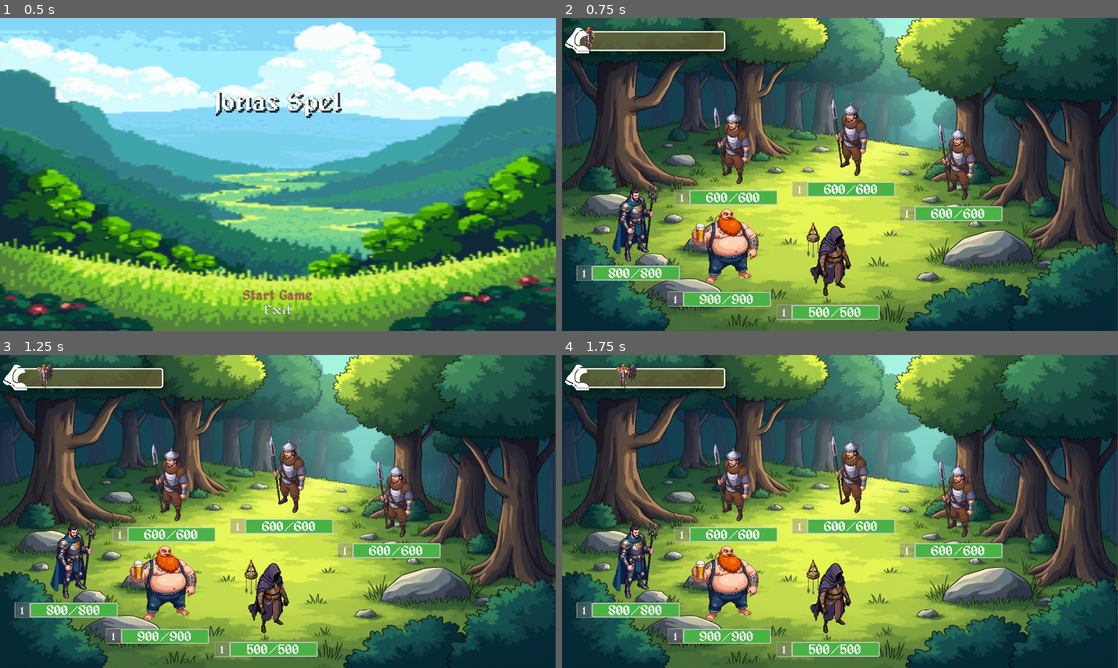
Above: before the commit, frames 1-4 (two rows, left to right).
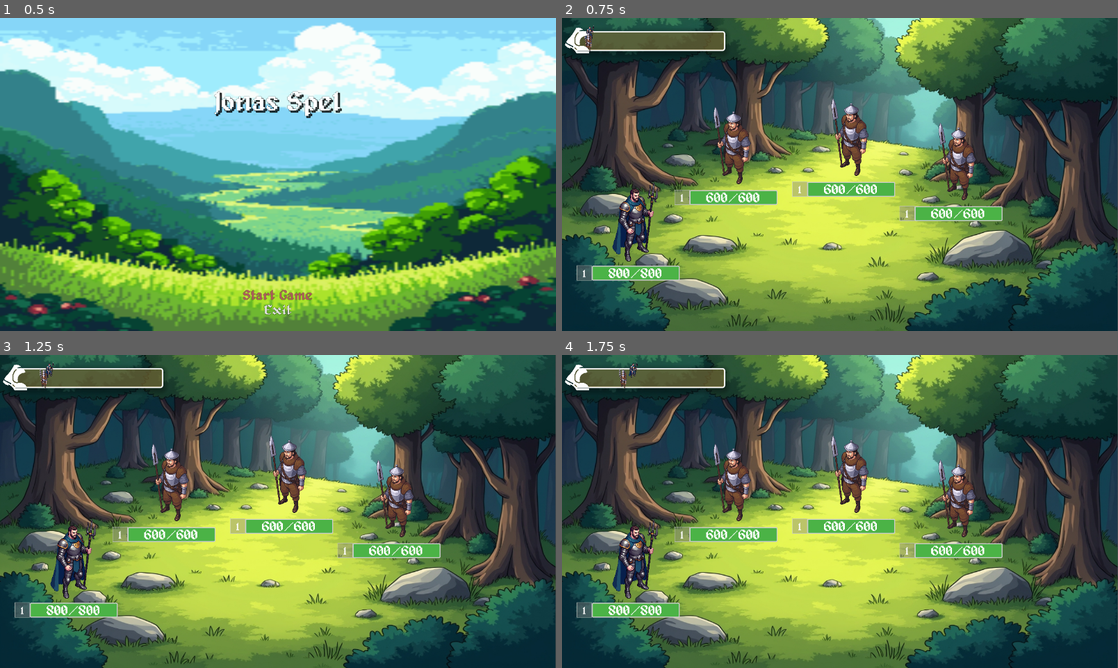
Above: after the commit, the same moments.

Repository: Pensho/Champ_Collector_2
Game: Godot game, scene res://Scenes/main.tscn
Same seed, same stepped clock (60 frames per second), same inputs: the game is played once before the commit and once after it.
Inputs (mouse positions are in pixels of both pictures, inside the frame that each line leads up to):
- Up to frame 1 (0.5 s): no input
- Up to frame 2 (0.75 s): click "Start Game" at 0.5 s
- Up to frame 3 (1.25 s): no input
- Up to frame 4 (1.75 s): click (634, 558) at 1.27 s

Frame 1 is identical in both runs. In frame 2, 4.4% of the frame differs, in the area x 3-58%, y 3-97%; in frame 3, 4.4%; in frame 4, 4.5%, in the area x 9-58%, y 3-97%.

Commit message:
Added basic level up system
There now is a formula deciding the required experience to gain a level for a character.
A character now gains experience by winning a battle.
There now is a random but weighted points distribution system to increase a characters attributes on level-up using cumulative weighting.
Resolves: #36

Diff:
--- a/Data/Character_Player_Variants/Bar_Brawler.tres
+++ b/Data/Character_Player_Variants/Bar_Brawler.tres
@@ -23,4 +23,5 @@
 _pressence = 20
 _critChance = 5
 _critDamage = 15
+_primary_attributes = Array[int]([0, 0, 5])
 metadata/_custom_type_script = "uid://ftdwxfh8y3n1"
--- a/Data/Character_Player_Variants/Herald_of_the_loom.tres
+++ b/Data/Character_Player_Variants/Herald_of_the_loom.tres
@@ -23,4 +23,5 @@
 _pressence = 60
 _critChance = 5
 _critDamage = 15
+_primary_attributes = Array[int]([6, 6, 8])
 metadata/_custom_type_script = "uid://ftdwxfh8y3n1"
--- a/Data/Character_Player_Variants/Jester.tres
+++ b/Data/Character_Player_Variants/Jester.tres
@@ -23,3 +23,4 @@
 _pressence = 35
 _critChance = 5
 _critDamage = 15
+_primary_attributes = Array[int]([0, 2, 3, 8])
--- a/Data/Character_Player_Variants/Knight.tres
+++ b/Data/Character_Player_Variants/Knight.tres
@@ -23,3 +23,4 @@
 _pressence = 30
 _critChance = 5
 _critDamage = 15
+_primary_attributes = Array[int]([0, 3])
--- /dev/null
+++ b/Scripts/Character/Level_System.gd
@@ -0,0 +1,84 @@
+class_name LevelSystem
+extends Node
+
+const Types = preload("res://Scripts/common_enums.gd")
+
+const FACTOR: float = 1.3
+const CONSTANT_1: float = 2.0
+const CONSTANT_2: int = 10
+const CONSTANT_3: int = 10
+
+const BASE_WEIGHTS: Dictionary[Types.Attribute, int] = {
+	Types.Attribute.Health: 5,
+	Types.Attribute.Speed: 1,
+	Types.Attribute.Attack: 5,
+	Types.Attribute.Defence: 5,
+	Types.Attribute.Accuracy: 5,
+	Types.Attribute.Resistance: 5,
+	Types.Attribute.Mysticism: 5,
+	Types.Attribute.Knowledge: 4,
+	Types.Attribute.Pressence: 4,
+}
+
+const POINTS_TO_DISTRIBUTE: int = 20
+const PRIMARY_ATTRIBUTE_MODIFIER: int = 5
+
+static func LevelUpCriteriaMet(p_character: Character) -> bool:
+	var xp_requirement: float = pow((float(p_character._level) / FACTOR), CONSTANT_1)
+	xp_requirement *= CONSTANT_2
+	xp_requirement += CONSTANT_3 * p_character._level
+	xp_requirement = round(xp_requirement)
+	print("Experience required for level up: ", xp_requirement, " experience accumulated: ", p_character._experience)
+	if(xp_requirement <= p_character._experience):
+		return true
+	else:
+		return false
+
+static func AddExperience(p_character: Character, p_value: int) -> void:
+	p_character._experience += p_value
+	if(LevelUpCriteriaMet(p_character)):
+		p_character._experience = 0
+		LevelUpReward(p_character)
+
+static func LevelUpReward(p_character: Character) -> void:
+	p_character._level += 1
+	var weights: Dictionary[Types.Attribute, int] = BASE_WEIGHTS.duplicate(true)
+	for attribute in p_character._primary_attributes:
+		weights[attribute] += PRIMARY_ATTRIBUTE_MODIFIER
+
+	var cumulative_weights: Dictionary[Types.Attribute, int]
+	var current_sum: int = 0
+	for attribute in weights.keys():
+		current_sum += weights[attribute]
+		cumulative_weights[attribute] = current_sum
+	var total_weight = current_sum
+
+	var new_attributes: Dictionary[Types.Attribute, int] = p_character._attributes.duplicate(true)
+	print("old attributes for ", p_character._name)
+	for attribute in new_attributes.keys():
+		print(attribute, " was ", new_attributes[attribute])
+
+	print("\nStarting distribution of points for level up.\n")
+
+	var random_roll: int = 0
+	for i in range(POINTS_TO_DISTRIBUTE):
+		random_roll = randi_range(0, total_weight)
+
+		var chosen_attribute: Types.Attribute
+		for attribute in cumulative_weights.keys():
+			if(random_roll < cumulative_weights[attribute]):
+				chosen_attribute = attribute
+				break
+		if(chosen_attribute == Types.Attribute.Health):
+			new_attributes[chosen_attribute] += 10
+		else:
+			new_attributes[chosen_attribute] += 1
+
+	print("--- Results ---")
+	print("new attributes for ", p_character._name)
+	for attribute in new_attributes:
+		print(attribute, " is now ", new_attributes[attribute])
+
+	p_character._attributes = new_attributes
+
+	print("character ", p_character._name, " just leveled up to ", p_character._level)
--- a/Scripts/Character/character.gd
+++ b/Scripts/Character/character.gd
@@ -11,6 +11,7 @@
 	_faction = preset._faction
 	_role = preset._role
 	_skills = preset._skills
+	_primary_attributes = preset._primary_attributes
 
 	_attributes[Types.Attribute.Health] = preset._health * 10
 	_attributes[Types.Attribute.Speed] = preset._speed
@@ -58,3 +59,4 @@
 }
 
 var _currentHealth: int = 0
+var _primary_attributes: Array[Types.Attribute]
--- a/Scripts/Character/character_preset.gd
+++ b/Scripts/Character/character_preset.gd
@@ -24,4 +24,6 @@
 @export var _critChance: int = 5
 @export var _critDamage: int = 15
 
+@export var _primary_attributes: Array[Types.Attribute]
+
 @warning_ignore_restore("unused_private_class_variable")
--- a/Scripts/battle.gd
+++ b/Scripts/battle.gd
@@ -1,6 +1,7 @@
 extends Node2D
 
 const Common_Enums = preload("res://Scripts/common_enums.gd")
+#const LevelSystem = preload("res://Scripts/Character/Level_System.gd")
 
 const NO_CHARACTERS_TURN: int = -1
 const TURN_POS_X_THRESHOLD: int = 360
@@ -25,7 +26,6 @@
 }
 
 func Init(p_context: ContextContainer) -> void:
-	print("Entering a battle scene.")
 	var battlecontext: Context_Battle = p_context._static_context as Context_Battle
 	_background.texture = load(battlecontext._location)
 
@@ -224,9 +224,15 @@
 	return (not player_alive or not monsters_alive)
 
 func EndBattle(p_winner) -> void:
+	# TODO: implement a more refined experience reward.
+	var experience_gained: int = 5
+	for i in _characters.keys():
+		if(MONSTER_IDS.has(i)):
+			experience_gained += 5
 	for i in _characters.keys():
 		if(PLAYER_IDS.has(i)):
-			_characters[i]._currentHealth = _characters[i]._health
+			LevelSystem.AddExperience(_characters[i], experience_gained)
+			_characters[i]._currentHealth = _characters[i]._attributes[Common_Enums.Attribute.Health]
 
 	var context_container: ContextContainer = ContextContainer.new()
 	context_container._scene = "res://Scenes/ui/Battle_Over.tscn"
--- a/Scripts/main.gd
+++ b/Scripts/main.gd
@@ -16,8 +16,8 @@
 	var context_container: ContextContainer = ContextContainer.new()
 
 	_character_collection.Add(KNIGHT.duplicate(true))
-	_character_collection.Add(BAR_BRAWLER.duplicate(true))
-	_character_collection.Add(HERALD_OF_THE_LOOM.duplicate(true))
+	#_character_collection.Add(BAR_BRAWLER.duplicate(true))
+	#_character_collection.Add(HERALD_OF_THE_LOOM.duplicate(true))
 
 	var all_chars = _character_collection.GetAllCharacters()
 	for key in all_chars.keys():
@@ -40,7 +40,7 @@
 	_current_scene = scene.instantiate()
 	add_child(_current_scene)
 	print("current scene is: ", _current_scene)
-	print(get_tree_string_pretty())
+	#print(get_tree_string_pretty())
 	_current_scene.Init(p_context)
 	## Play transition animation backwards
 	## self.visible = false
Not shown, added: Scripts/Character/Level_System.gd.uid
